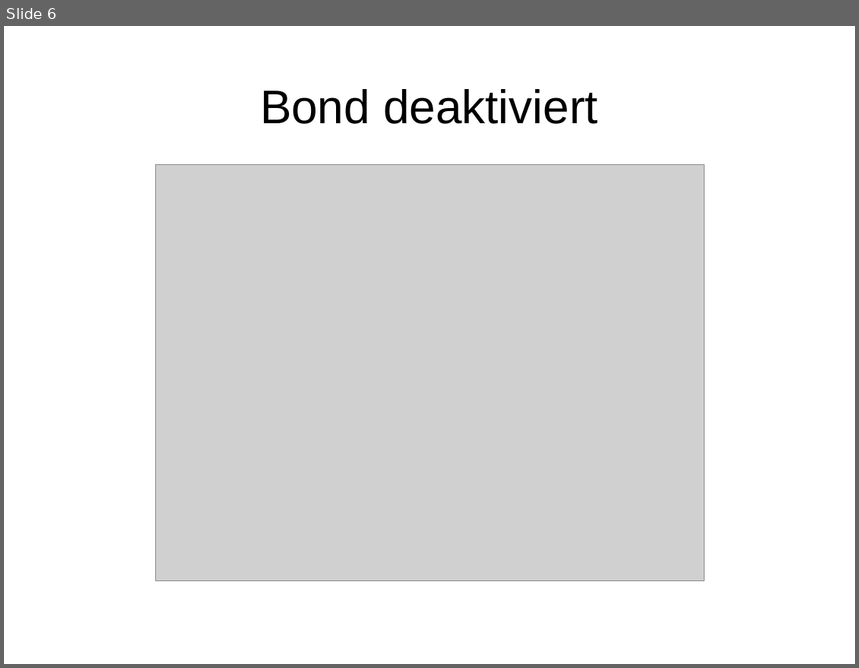
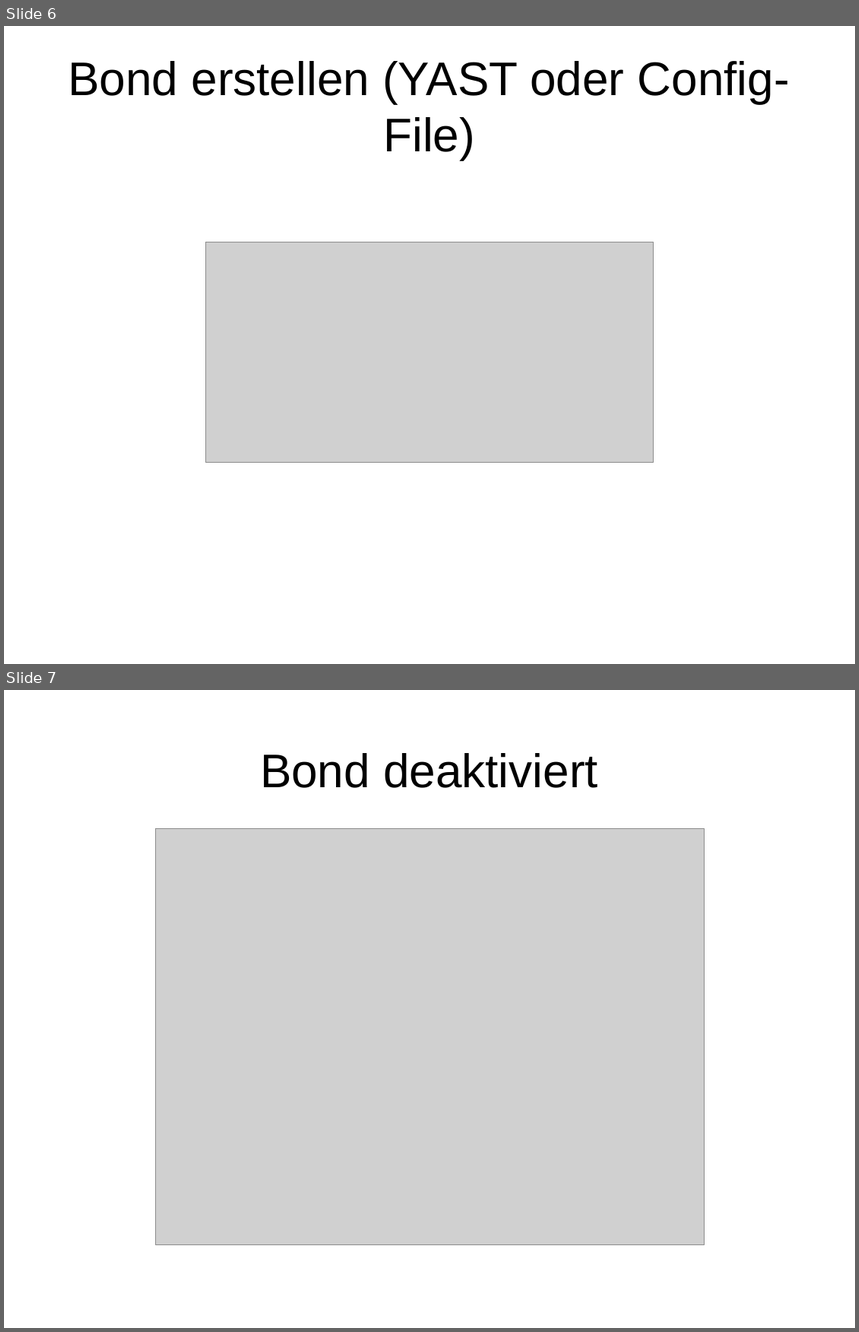
Before and after one commit to adfinis/adsy-trainings, a slide deck: SSA_SUSE-System-Administration/1009_wicked/modul_wicked_1009_02_demo.odp. Shown one above the other, each under a label of ours: slide 6 before the commit, slides 6 and 7 after it. The pictures are 859x668 and 859x1332 pixels, drawn with LibreOffice and Linux fonts; fonts in the diff are those of the drawing; grey boxes stand for pictures. Boxes give left, top, right and bottom in pixels: in the first picture for what was removed or moved away, otherwise in the second. Text is boxed around its words. In the diff, an @@ line names an element or a change of style, - is before the commit and + after.

Commit message:
add missing screenshot

```diff
--- a/SSA_SUSE-System-Administration/1009_wicked/modul_wicked_1009_02_demo.odp
+++ b/SSA_SUSE-System-Administration/1009_wicked/modul_wicked_1009_02_demo.odp
@@ slide 6 added at <box>4,26,855,664</box>, background #FFFFFF @@
@@ title added at <box>68,61,790,161</box>, 44 pt, text #000000 @@
+Bond erstellen (YAST oder Config- File)
@@ picture added at <box>205,243,654,462</box> @@
@@ what was slide 6 is now slide 7 @@
```
